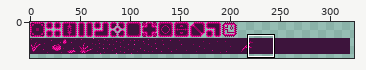
Sprite sheet: assets/images/tiles.gif. Above, an overview of the earlier version with the close-up marked.
Close-up. Old version:
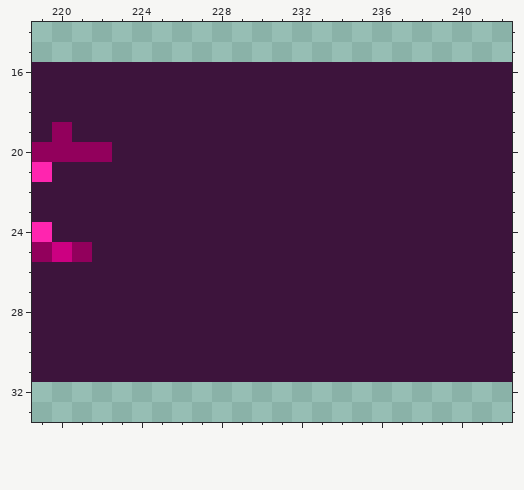
The file is 512x64 pixels. Shown: x 219..242, y 14..33. The wide view leaves out empty margins. The commit also changed other parts of the picture, which this record leaves out.
Once edited:
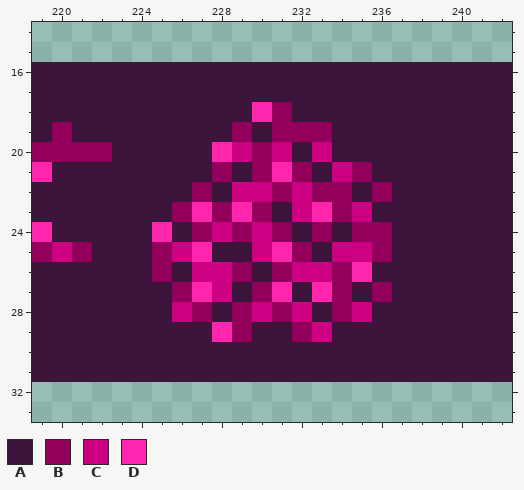
Palette (. is transparent): A #3d143c  B #92005c  C #cc0081  D #ff25af
Edits made:
y 18: x 230..231 AA -> DB
y 19: x 229 A -> B; x 231..233 AAA -> BBB
y 20: x 228..231 AAAA -> DCBC; x 233 A -> C
y 21: x 228 A -> B; x 230..232 AAA -> BDB; x 234..235 AA -> CB
y 22: x 227 A -> B; x 229..234 AAAAAA -> CCBCBB; x 236 A -> B
y 23: x 226..230 AAAAA -> BDBDB; x 232..235 AAAA -> CDBC
y 24: x 225 A -> D; x 227..231 AAAAA -> BCBCB; x 233 A -> B; x 235..236 AA -> BB
y 25: x 225..227 AAA -> BCD; x 230..232 AAA -> CDB; x 234..236 AAA -> CCB
y 26: x 225 A -> B; x 227..229 AAA -> CCB; x 231..235 AAAAA -> BCCBD
y 27: x 226..228 AAA -> BDC; x 230..231 AA -> BD; x 233..234 AA -> DB; x 236 A -> B
y 28: x 226..227 AA -> CB; x 229..232 AAAA -> BCBC; x 234..235 AA -> BC
y 29: x 228..229 AA -> DB; x 232..233 AA -> BC
